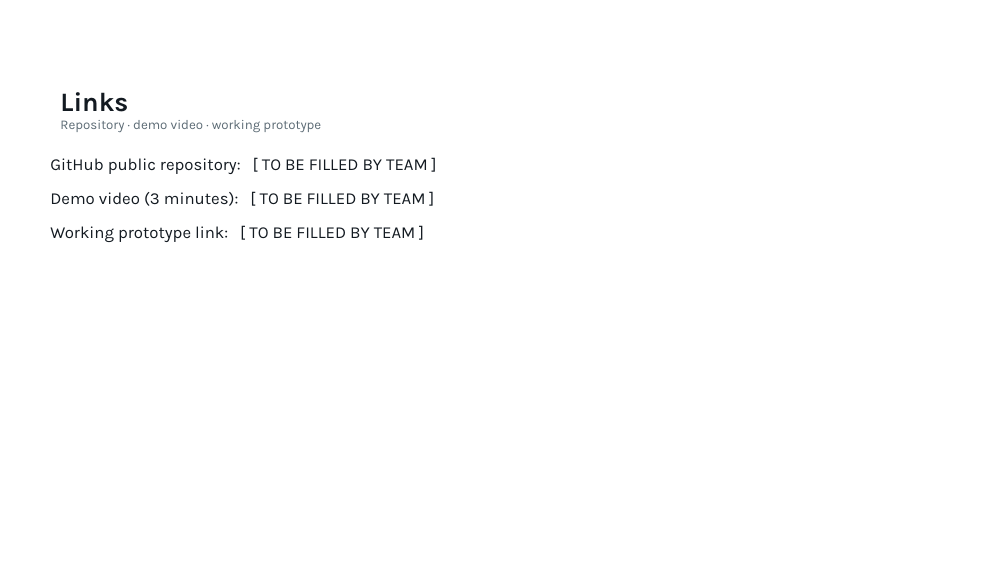
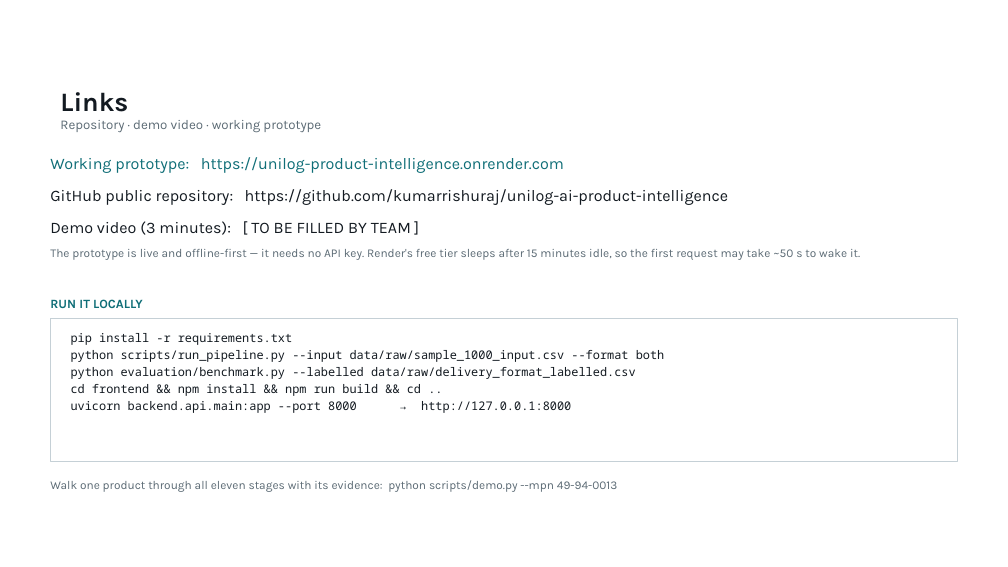
Before and after one commit to kumarrishuraj/unilog-ai-product-intelligence, a slide deck: slide 18 of UniHack_Unilog_Product_Intelligence.pptx. Drawn at 1008x567 pixels with LibreOffice and Linux fonts; fonts in the diff are those of the drawing; background and template pictures are left out. Boxes give left, top, right and bottom in pixels: in the first picture for what was removed or moved away, otherwise in the second. Text is boxed around its words. In the diff, an @@ line names an element or a change of style, - is before the commit and + after.

```diff
--- a/UniHack_Unilog_Product_Intelligence.pptx
+++ b/UniHack_Unilog_Product_Intelligence.pptx
@@ text at (x1=50, y1=157, x2=729, y2=205): text changed; size 12 to 11.5 pt @@
-GitHub public repository: [ TO BE FILLED BY TEAM ]
+Working prototype: https://unilog-product-intelligence.onrender.com
+GitHub public repository: https://github.com/kumarrishuraj/unilog-ai-product-intelligence
@@ text at (x1=50, y1=226, x2=416, y2=242): paragraph removed @@
-Working prototype link: [ TO BE FILLED BY TEAM ]
@@ text at (x1=50, y1=221, x2=411, y2=235): size 12 to 11.5 pt in "Demo video (3 minutes): [ TO BE ..."; less space between paragraphs @@
@@ text added at (x1=50, y1=249, x2=860, y2=260), 8.5 pt, text #5C6B75 @@
+The prototype is live and offline-first — it needs no API key. Render's free tier sleeps after 15 minutes idle, so the first request may take ~50 s to wake it.
@@ text added at (x1=50, y1=299, x2=143, y2=308), 9 pt, text #0F6E77, bold @@
+RUN IT LOCALLY
@@ rectangle added at (x1=50, y1=319, x2=958, y2=462), fill #FFFFFF, outline #C5D0D6 0.75 pt @@
@@ text added at (x1=71, y1=333, x2=665, y2=413), 8.5 pt, text #131A21 @@
+pip install -r requirements.txt
+python scripts/run_pipeline.py --input data/raw/sample_1000_input.csv --format both
+python evaluation/benchmark.py --labelled data/raw/delivery_format_labelled.csv
+cd frontend && npm install && npm run build && cd ..
+uvicorn backend.api.main:app --port 8000 → http://127.0.0.1:8000
@@ text added at (x1=50, y1=480, x2=618, y2=492), 8.5 pt, text #5C6B75 @@
+Walk one product through all eleven stages with its evidence: python scripts/demo.py --mpn 49-94-0013
```
Also in this commit, not shown: 4 other slides changed, 5 other files.
